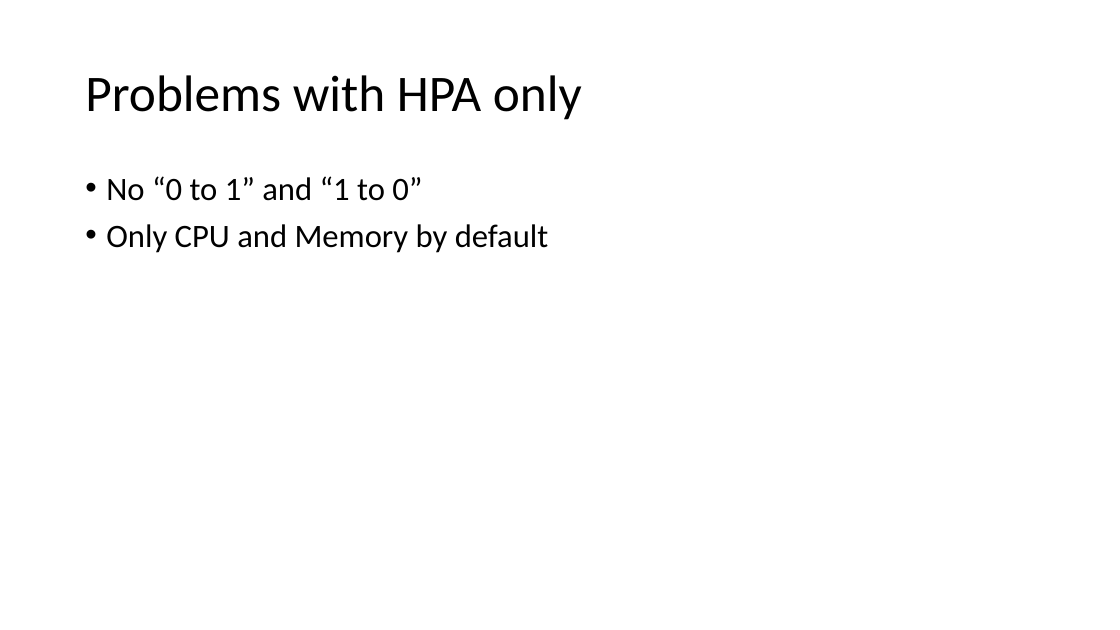
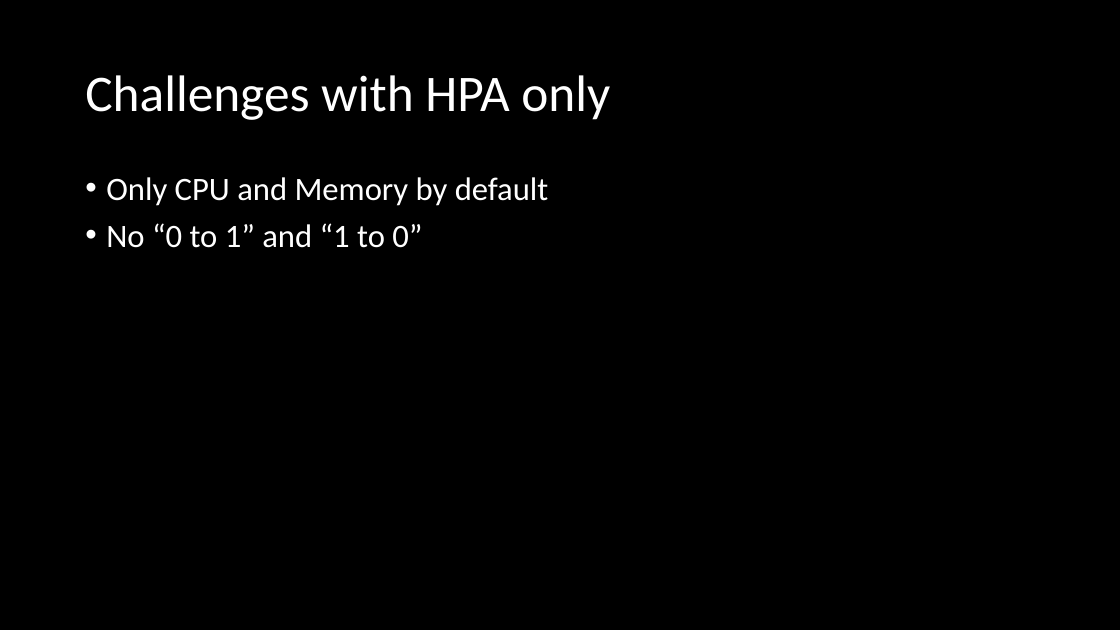
Before and after one commit to eashi/keda-workshop, a slide deck: slide 7 of preso.pptx (slide 5 before the commit). Drawn at 1120x630 pixels with LibreOffice and Linux fonts; fonts in the diff are those of the drawing. Boxes give left, top, right and bottom in pixels: in the first picture for what was removed or moved away, otherwise in the second. Text is boxed around its words. In the diff, an @@ line names an element or a change of style, - is before the commit and + after.

```diff
--- a/preso.pptx
+++ b/preso.pptx
@@ background #FFFFFF to #000000 @@
@@ title at bbox=[85, 75, 610, 120]: text changed; text colour #000000 to #FFFFFF @@
-Problems with HPA only
+Challenges with HPA only
@@ text at bbox=[106, 177, 549, 206]: paragraph added @@
+• Only CPU and Memory by default
@@ text at bbox=[106, 224, 549, 253]: paragraph removed @@
-• Only CPU and Memory by default
@@ text at bbox=[106, 223, 422, 248]: text colour #000000 to #FFFFFF in "No “0 to 1” and “1 to ..." @@
```
Also in this commit, not shown: 10 other slides changed, 5 slides added, 1 slide removed.
